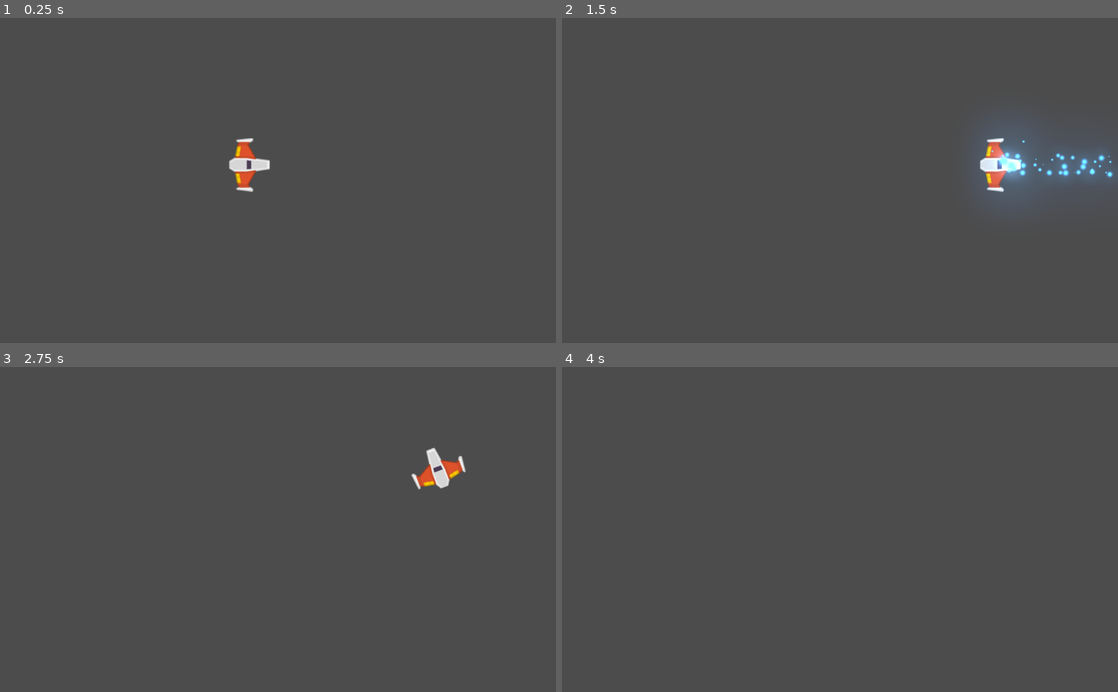
Above: before the commit, frames 1-4 (two rows, left to right).
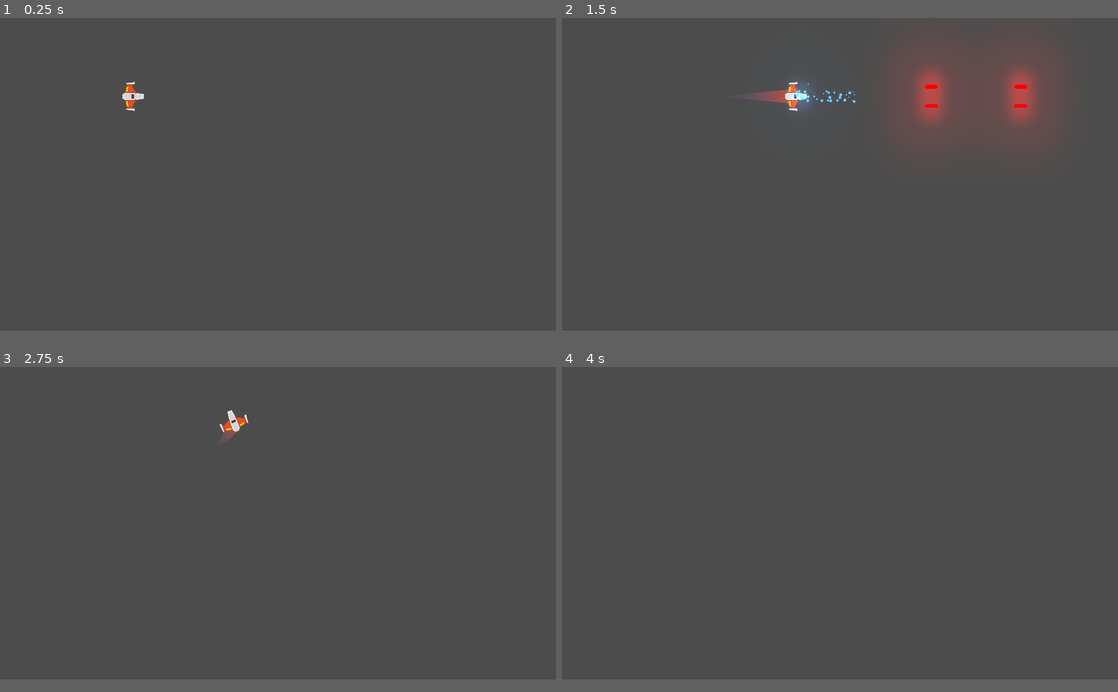
Above: after the commit, the same moments.

Repository: JerezCFranco/Meteoritos_Juego
Game: Godot game, scene res://Juego/Niveles/NivelTest.tscn
Same seed, same stepped clock (60 frames per second), same inputs: the game is played once before the commit and once after it.
Inputs (mouse positions are in pixels of both pictures, inside the frame that each line leads up to):
- Up to frame 1 (0.25 s): no input
- Up to frame 2 (1.5 s): tap Enter at 0.5 s; move the mouse to (962, 164) at 0.52 s; hold W (mover_adelante) 0.53-1.28 s; hold Ctrl (disparo_principal) 0.53-1.28 s; move the mouse to (728, 196) at 1.27 s; hold S (mover_atras) from 1.28 s (still down); right-click (728, 196) at 1.35 s
- Up to frame 3 (2.75 s): move the mouse to (333, 458) at 2.02 s; release S (mover_atras) at 2.03 s; hold W (mover_adelante) from 2.03 s (still down); hold A (rotar_antihorario) from 2.03 s (still down)
- Up to frame 4 (4 s): move the mouse to (812, 594) at 2.77 s; release A (rotar_antihorario) at 2.78 s; tap D (rotar_horario) at 2.85 s; move the mouse to (1006, 578) at 3.52 s; release W (mover_adelante) at 3.53 s; hold S (mover_atras) from 3.53 s (still down); hold Ctrl (disparo_principal) from 3.53 s (still down)
In our replay, the window is 800x468 before the commit and 800x450 after it. These sizes can differ from the game's own. Grey fills any space a smaller window leaves; there, only what the larger window draws over its background counts as a difference.

The runs differ from the first frame. In frame 1, 0.8% of the frame differs, in the area x 22-49%, y 19-54%; in frame 2, 8.5%, in the area x 34-100%, y 12-56%; in frame 3, 0.8%; in frame 4, only the window size differs.

Commit message:
Se agrego estela

Diff:
--- /dev/null
+++ b/Juego/Naves/Player/Estela/Trail2D.gd
@@ -0,0 +1,113 @@
+# Draws a 2D trail using Godot's `Line2D`.
+#
+# Instantiate `Trail2D` as a child of a moving node to use it. To control the color, width curve,
+# texture, or trail width, use parameters from the `Line2D` class.
+tool
+
+class_name Estela
+extends Line2D
+
+export var is_emitting := false setget set_emitting
+
+# Distance in pixels between vertices. A higher resolution leads to more details.
+export var resolution := 5.0
+# Life of each point in seconds before it is deleted.
+export var lifetime := 0.5
+# Maximum number of points allowed on the curve.
+export var max_points := 100 setget set_max_points
+
+# Optional path to the target node to follow. If not set, the instance follows its parent.
+export var target_path: NodePath
+
+var _points_creation_time := []
+var _last_point := Vector2.ZERO
+var _clock := 0.0
+var _offset := 0.0
+
+onready var target: Node2D = get_node_or_null(target_path)
+
+## Setters y Getters
+func set_max_points(valor: int) -> void:
+	max_points = valor
+
+func _ready() -> void:
+	if not target:
+		target = get_parent() as Node2D
+
+	if Engine.editor_hint:
+		set_process(false)
+		return
+
+	_offset = position.length()
+	set_as_toplevel(true)
+	clear_points()
+	position = Vector2.ZERO
+	_last_point = to_local(target.global_position) + calculate_offset()
+
+
+func _get_configuration_warning() -> String:
+	var warning := "Missing Target node: assign a Node that extends Node2D in the Target Path or make the Trail a child of a parent that extends Node2D"
+	if target:
+		warning = ""
+	return warning
+
+
+func _process(delta: float) -> void:
+	_clock += delta
+	remove_older()
+
+	if not is_emitting:
+		return
+
+	# Adding new points if necessary.
+	var desired_point := to_local(target.global_position)
+	var distance: float = _last_point.distance_to(desired_point)
+	if distance > resolution:
+		add_timed_point(desired_point, _clock)
+
+
+# Creates a new point and stores its creation time.
+func add_timed_point(point: Vector2, time: float) -> void:
+	add_point(point + calculate_offset())
+	_points_creation_time.append(time)
+	_last_point = point
+	if get_point_count() > max_points:
+		remove_first_point()
+
+
+# Calculates the offset of the trail from its target.
+func calculate_offset() -> Vector2:
+	return - 1.0 * polar2cartesian(1.0, target.rotation).rotated(- PI / 2) * _offset
+
+
+# Removes the first point in the line and the corresponding time.
+func remove_first_point() -> void:
+	if get_point_count() > 1:
+		remove_point(0)
+	_points_creation_time.pop_front()
+
+
+# Remove points older than `lifetime`.
+func remove_older() -> void:
+	for creation_time in _points_creation_time:
+		var delta = _clock - creation_time
+		if delta > lifetime:
+			remove_first_point()
+		# Points in `_points_creation_time` are ordered from oldest to newest so as soon as a point
+		# isn't older than `lifetime`, we know all remaining points should stay as well.
+		else:
+			break
+
+
+func set_emitting(emitting: bool) -> void:
+	is_emitting = emitting
+	if Engine.editor_hint:
+		return
+
+	if not is_inside_tree():
+		yield(self, "ready")
+
+	if is_emitting:
+		clear_points()
+		_points_creation_time.clear()
+		_last_point = to_local(target.global_position) + calculate_offset()
--- /dev/null
+++ b/Juego/Naves/Player/Estela/Trail2D.tscn
@@ -0,0 +1,17 @@
+[gd_scene load_steps=4 format=2]
+
+[ext_resource path="res://Juego/Naves/Player/Estela/Trail2D.gd" type="Script" id=1]
+
+[sub_resource type="Curve" id=1]
+_data = [ Vector2( 0, 0 ), 0.0, 1.0, 0, 1, Vector2( 1, 1 ), 1.0, 0.0, 1, 0 ]
+
+[sub_resource type="Gradient" id=2]
+colors = PoolColorArray( 0.294118, 0.356863, 0.670588, 0, 0.788235, 0.301961, 0.164706, 1 )
+
+[node name="Trail2D" type="Line2D"]
+points = PoolVector2Array( 0, 0, 32, 0 )
+width_curve = SubResource( 1 )
+default_color = Color( 1, 1, 1, 1 )
+gradient = SubResource( 2 )
+joint_mode = 2
+script = ExtResource( 1 )
--- /dev/null
+++ b/Juego/Naves/Player/Motor/MotorSFX.gd
@@ -0,0 +1,34 @@
+#Motor.gd
+class_name Motor
+extends AudioStreamPlayer2D
+
+export var tiempo_transicion:float = 0.6
+export var volumen_apagado:float = -30.0
+
+onready var tween_sonido:Tween = $Tween
+
+var volumen_original:float
+var volumen_db:float = -3
+
+func _ready() -> void:
+	volumen_original = volumen_db
+	volumen_db = volumen_apagado
+
+func sonido_on() -> void:
+	if not playing:
+		play()
+
+func sonido_off() -> void:
+	efecto_transicion(volumen_db, volumen_original)
+
+func efecto_transicion(desde_vol: float, hasta_vol: float) -> void:
+	tween_sonido.interpolate_property(
+		self,
+		"volumen_db",
+		desde_vol,
+		hasta_vol,
+		tiempo_transicion,
+		Tween.TRANS_LINEAR,
+		Tween.EASE_OUT_IN
+	)
+	tween_sonido.start()
--- /dev/null
+++ b/Juego/Naves/Player/Motor/MotorSFX.tscn
@@ -0,0 +1,11 @@
+[gd_scene load_steps=3 format=2]
+
+[ext_resource path="res://Juego/SFX/motor.ogg" type="AudioStream" id=1]
+[ext_resource path="res://Juego/Naves/Player/Motor/MotorSFX.gd" type="Script" id=2]
+
+[node name="MotorSFX" type="AudioStreamPlayer2D"]
+stream = ExtResource( 1 )
+bus = "SFX"
+script = ExtResource( 2 )
+
+[node name="Tween" type="Tween" parent="."]
--- a/Juego/Naves/Player/Player.gd
+++ b/Juego/Naves/Player/Player.gd
@@ -5,6 +5,7 @@
 ## Atributos Export
 export var potencia_motor:int = 20
 export var potencia_rotacion:int = 280
+export var estela_maxima:int = 150
 
 ## Atributos
 var empuje:Vector2 = Vector2.ZERO
@@ -13,6 +14,8 @@
 ## Atributos Onready
 onready var canion:Canion = $Canion
 onready var laser:RayoLaser = $LaserBeam2D
+onready var estela:Estela = $EstelaPuntoInicio/Trail2D
+onready var motor_sfx:Motor = $MotorSFX
 
 ## Metodos
 func _unhandled_input(event: InputEvent) -> void:
@@ -22,6 +25,19 @@
 
 	if event.is_action_released("disparo_secundario"):
 		laser.set_is_casting(false)
+
+	#Control estela y sonido motor
+	if event.is_action_pressed("mover_adelante"):
+		estela.set_max_points(estela_maxima)
+		motor_sfx.sonido_on()
+	elif event.is_action_pressed("mover_atras"):
+		estela.set_max_points(0)
+		motor_sfx.sonido_on()
+
+	if (event.is_action_released("mover_adelante")
+		or event.is_action_released("mover_atras")):
+			motor_sfx.sonido_off()
+
 
 func _integrate_forces(state: Physics2DDirectBodyState) -> void:
 	apply_central_impulse(empuje.rotated(rotation))
--- a/Juego/Naves/Player/Player.tscn
+++ b/Juego/Naves/Player/Player.tscn
@@ -6,11 +6,15 @@
 [ext_resource path="res://Juego/Proyectiles/Canion.tscn" type="PackedScene" id=4]
 [ext_resource path="res://Juego/SFX/disparo_laser.ogg" type="AudioStream" id=5]
 [ext_resource path="res://Juego/Proyectiles/Laser/LaserBeam2D.tscn" type="PackedScene" id=6]
+[ext_resource path="res://Juego/Naves/Player/Estela/Trail2D.tscn" type="PackedScene" id=7]
+[ext_resource path="res://Juego/Naves/Player/Motor/MotorSFX.tscn" type="PackedScene" id=8]
 
 [sub_resource type="CircleShape2D" id=1]
 radius = 40.1995
 
 [node name="Player" type="RigidBody2D"]
+z_index = 50
+z_as_relative = false
 physics_material_override = ExtResource( 3 )
 gravity_scale = 0.0
 can_sleep = false
@@ -48,6 +52,20 @@
 [node name="LaserBeam2D" parent="." instance=ExtResource( 6 )]
 position = Vector2( 38, 0 )
 
+[node name="EstelaPuntoInicio" type="Position2D" parent="."]
+position = Vector2( -11, 0 )
+
+[node name="Trail2D" parent="EstelaPuntoInicio" instance=ExtResource( 7 )]
+points = PoolVector2Array( 0, 0, 60, 0 )
+width = 50.0
+is_emitting = true
+lifetime = 0.6
+max_points = 150
+target_path = NodePath("..")
+
+[node name="MotorSFX" parent="." instance=ExtResource( 8 )]
+volume_db = -1.0
+
 [connection signal="timeout" from="Canion/TimerEnfriamiento" to="Canion" method="_on_TimerEnfriamiento_timeout"]
 
 [editable path="Canion"]
--- a/Juego/Proyectiles/Proyectil.tscn
+++ b/Juego/Proyectiles/Proyectil.tscn
@@ -1,12 +1,10 @@
-[gd_scene load_steps=4 format=2]
+[gd_scene load_steps=3 format=2]
 
 [ext_resource path="res://Juego/Proyectiles/proyectil_player.png" type="Texture" id=1]
 [ext_resource path="res://Juego/Proyectiles/Proyectil.gd" type="Script" id=2]
 
-[sub_resource type="RectangleShape2D" id=1]
-extents = Vector2( 22, 7 )
-
 [node name="Proyectil" type="Area2D"]
+z_as_relative = false
 script = ExtResource( 2 )
 
 [node name="Sprite" type="Sprite" parent="."]
@@ -16,7 +14,6 @@
 texture = ExtResource( 1 )
 
 [node name="CollisionShape2D" type="CollisionShape2D" parent="."]
-shape = SubResource( 1 )
 
 [node name="VisibilityNotifier2D" type="VisibilityNotifier2D" parent="."]
 scale = Vector2( 1.9, 0.3 )
--- /dev/null
+++ b/Juego/Proyectiles/ProyectilEnemigo.tscn
@@ -0,0 +1,22 @@
+[gd_scene load_steps=4 format=2]
+
+[ext_resource path="res://Juego/Proyectiles/Proyectil.tscn" type="PackedScene" id=1]
+[ext_resource path="res://Juego/Proyectiles/proyectil_enemigo.png" type="Texture" id=2]
+
+[sub_resource type="CapsuleShape2D" id=1]
+radius = 7.06381
+height = 25.8716
+
+[node name="ProyectilEnemigo" instance=ExtResource( 1 )]
+z_index = 39
+collision_layer = 16
+collision_mask = 5
+
+[node name="Sprite" parent="." index="0"]
+modulate = Color( 0, 1.3, 0.34, 1 )
+scale = Vector2( 1, 1 )
+texture = ExtResource( 2 )
+
+[node name="CollisionShape2D" parent="." index="1"]
+rotation = 1.56047
+shape = SubResource( 1 )
--- /dev/null
+++ b/Juego/Proyectiles/ProyectilPlayer.tscn
@@ -0,0 +1,16 @@
+[gd_scene load_steps=3 format=2]
+
+[ext_resource path="res://Juego/Proyectiles/Proyectil.tscn" type="PackedScene" id=1]
+
+[sub_resource type="CapsuleShape2D" id=1]
+radius = 7.09097
+height = 31.8162
+
+[node name="ProyectilPlayer" instance=ExtResource( 1 )]
+z_index = 40
+collision_layer = 8
+collision_mask = 6
+
+[node name="CollisionShape2D" parent="." index="1"]
+rotation = 1.57971
+shape = SubResource( 1 )
--- a/project.godot
+++ b/project.godot
@@ -13,6 +13,16 @@
 "class": "Canion",
 "language": "GDScript",
 "path": "res://Juego/Proyectiles/Canion.gd"
+}, {
+"base": "Line2D",
+"class": "Estela",
+"language": "GDScript",
+"path": "res://Juego/Naves/Player/Estela/Trail2D.gd"
+}, {
+"base": "AudioStreamPlayer2D",
+"class": "Motor",
+"language": "GDScript",
+"path": "res://Juego/Naves/Player/Motor/MotorSFX.gd"
 }, {
 "base": "Node2D",
 "class": "Nivel",
@@ -36,6 +46,8 @@
 } ]
 _global_script_class_icons={
 "Canion": "",
+"Estela": "",
+"Motor": "",
 "Nivel": "",
 "Player": "",
 "Proyectil": "",
@@ -44,13 +56,24 @@
 
 [application]
 
-config/name="Meteoritos_Juego"
+config/name="Meteoritos"
 run/main_scene="res://Juego/Niveles/NivelTest.tscn"
-config/icon="res://icon.png"
+config/icon="res://icono_juego.png"
 
 [autoload]
 
 Eventos="*res://Juego/Autoloads/Eventos.gd"
+
+[display]
+
+window/size/width=1920
+window/size/height=1080
+window/size/resizable=false
+window/size/always_on_top=true
+window/size/test_width=1280
+window/size/test_height=720
+window/stretch/mode="2d"
+window/stretch/aspect="keep"
 
 [gui]
 
@@ -95,6 +118,14 @@
  ]
 }
 
+[layer_names]
+
+2d_physics/layer_1="player"
+2d_physics/layer_2="enemigo"
+2d_physics/layer_3="meteorito"
+2d_physics/layer_4="proyectil_player"
+2d_physics/layer_5="proyectil_enemigo"
+
 [physics]
 
 common/enable_pause_aware_picking=true
Not shown: 1 places in Juego/Naves/Player/Player.tscn that only renumber resources
Binary file added: Juego/Proyectiles/proyectil_enemigo.png
Not shown, added: Juego/Proyectiles/proyectil_enemigo.png.import
Not shown, added: Juego/SFX/motor.ogg.import
Binary file added: icono_juego.png
Not shown, added: icono_juego.png.import
Not shown, added: Juego/SFX/motor.ogg
